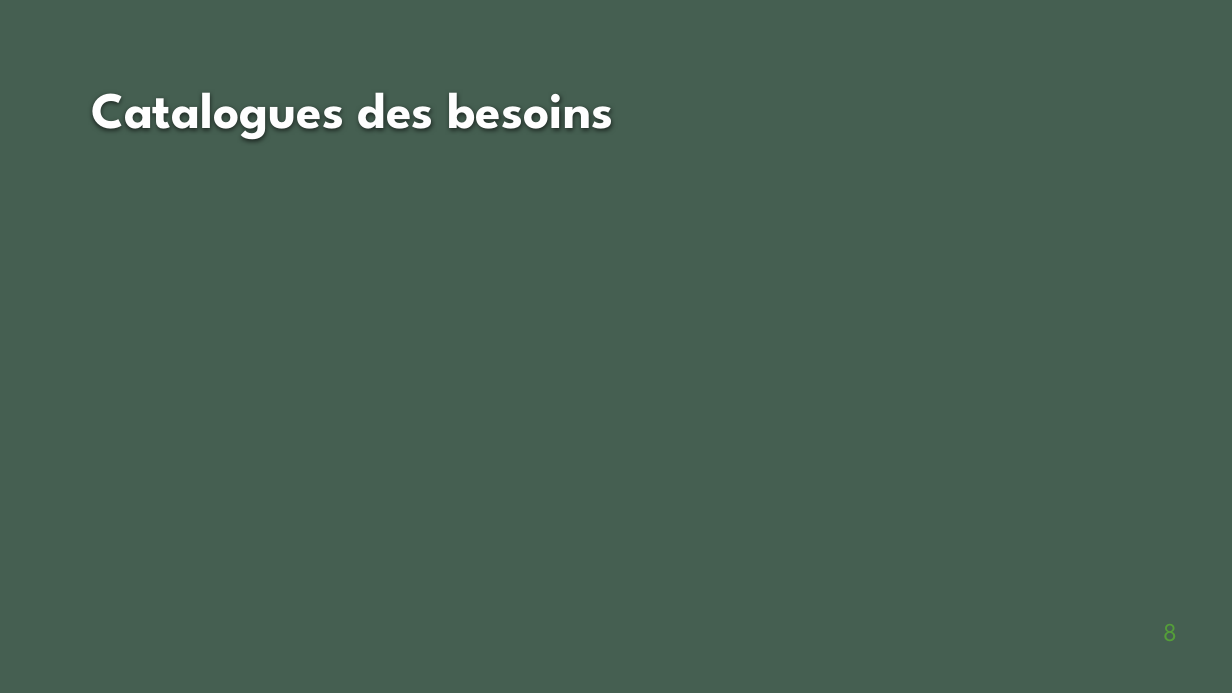
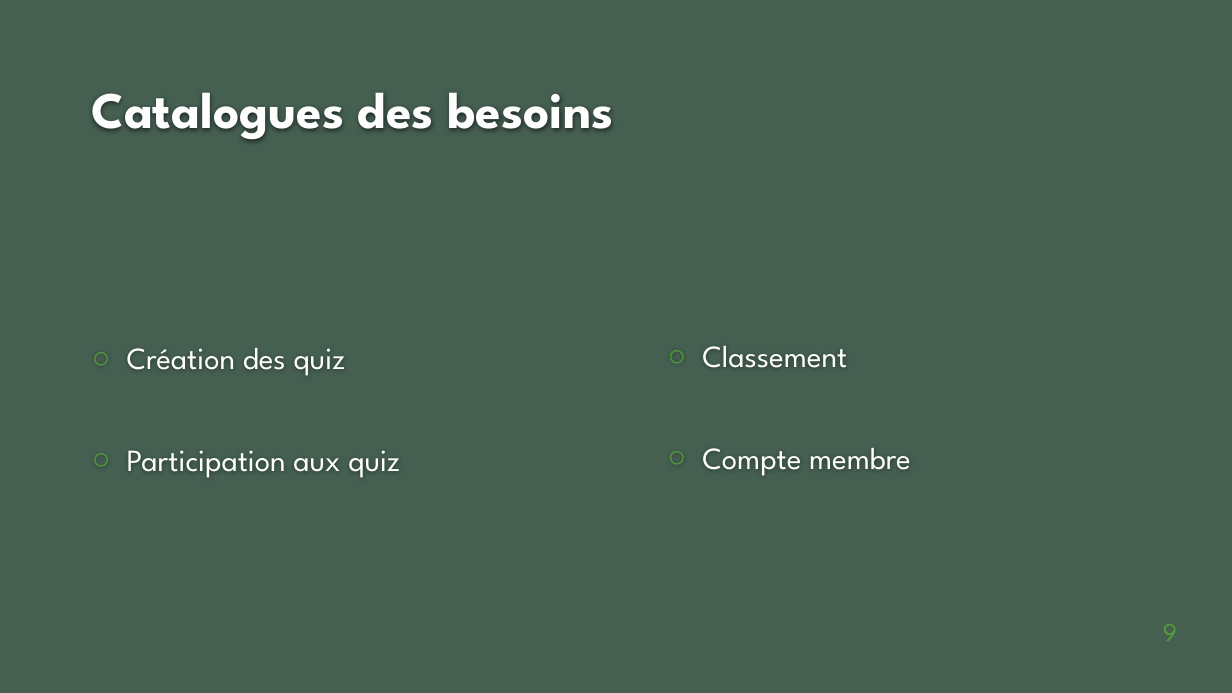
Before and after one commit to stevenliatti/quiz, a slide deck: slide 9 of doc/PresentationYourQuiz.pptx (slide 8 before the commit). Drawn at 1232x693 pixels with LibreOffice and Linux fonts; fonts in the diff are those of the drawing; background and template pictures are left out. Boxes give left, top, right and bottom in pixels: in the first picture for what was removed or moved away, otherwise in the second. Text is boxed around its words. In the diff, an @@ line names an element or a change of style, - is before the commit and + after.

```diff
--- a/doc/PresentationYourQuiz.pptx
+++ b/doc/PresentationYourQuiz.pptx
@@ text added at <box>127,348,400,478</box>, 24 pt, text #FFFFFF @@
+○ Création des quiz
+○ Participation aux quiz
@@ text added at <box>702,346,911,476</box>, 24 pt, text #FFFFFF @@
+○ Classement
+○ Compte membre
@@ page number at <box>1163,624,1177,641</box>: text changed @@
-8
+9
```
Also in this commit, not shown: 5 other slides changed, 2 slides added, 1 slide removed.
